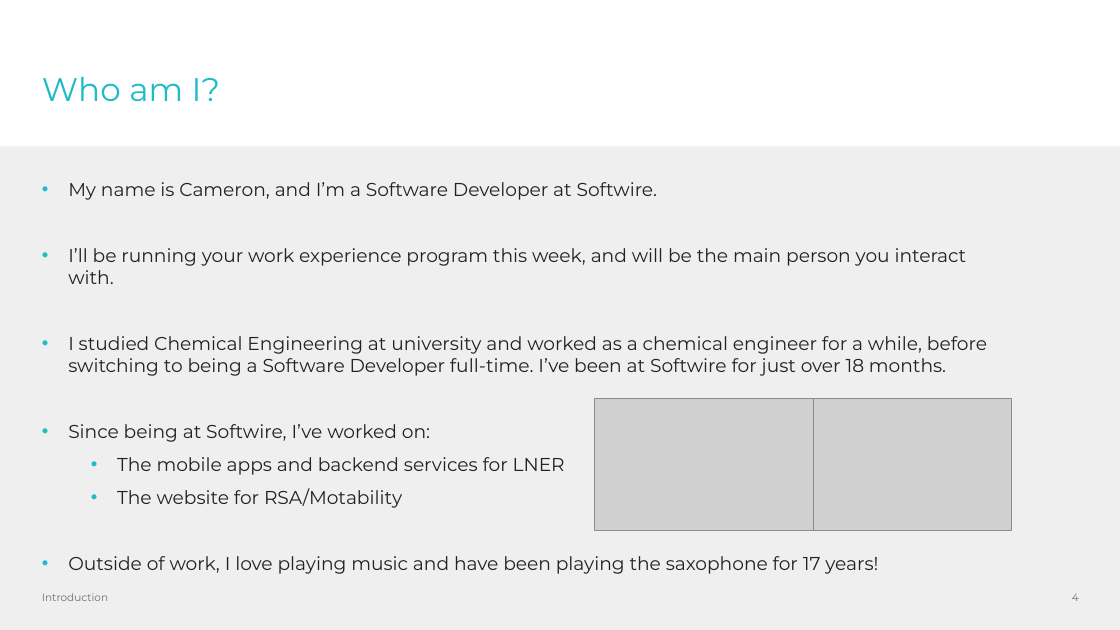
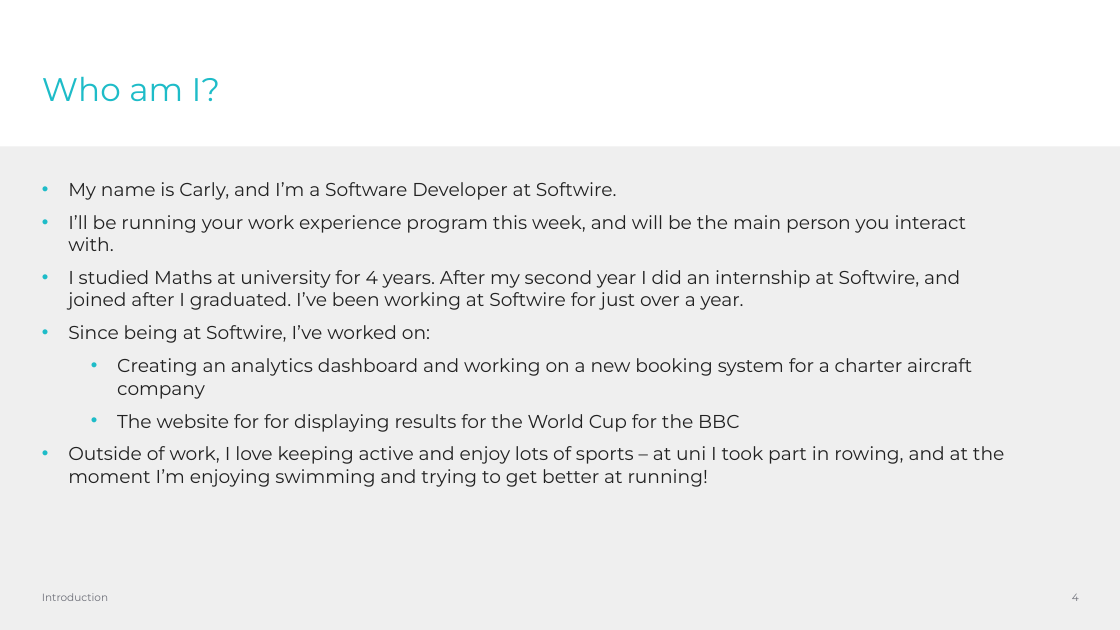
Before and after one commit to CarlyG55/Tetris-WorkExperience2022, a slide deck: slide 4 of presentations/intro.pptx. Drawn at 1120x630 pixels with LibreOffice and Linux fonts; fonts in the diff are those of the drawing; grey boxes stand for pictures; background and template pictures are left out. Boxes give left, top, right and bottom in pixels: in the first picture for what was removed or moved away, otherwise in the second. Text is boxed around its words. In the diff, an @@ line names an element or a change of style, - is before the commit and + after.

Commit message:
Update presentations

```diff
--- a/presentations/intro.pptx
+++ b/presentations/intro.pptx
@@ text at <box>68,182,617,200</box>: text changed @@
-• My name is Cameron, and I’m a Software Developer at Softwire.
+• My name is Carly, and I’m a Software Developer at Softwire.
@@ text at <box>68,270,960,310</box>: text changed @@
-• I studied Chemical Engineering at university and worked as a chemical engineer for a while, before switching to being a Software Developer full-time. I’ve been at Softwire for just over 18 months.
+• I studied Maths at university for 4 years. After my second year I did an internship at Softwire, and joined after I graduated. I’ve been working at Softwire for just over a year.
@@ text at <box>68,358,1004,487</box>: text changed @@
-    • The mobile apps and backend services for LNER
-    • The website for RSA/Motability
-• Outside of work, I love playing music and have been playing the saxophone for 17 years!
+    • Creating an analytics dashboard and working on a new booking system for a charter aircraft company
+    • The website for for displaying results for the World Cup for the BBC
+• Outside of work, I love keeping active and enjoy lots of sports – at uni I took part in rowing, and at the moment I’m enjoying swimming and trying to get better at running!
@@ picture removed at <box>594,398,813,530</box> @@
@@ picture removed at <box>813,398,1012,530</box> @@
```
Also in this commit, not shown: 8 other slides changed, 2 other files.
